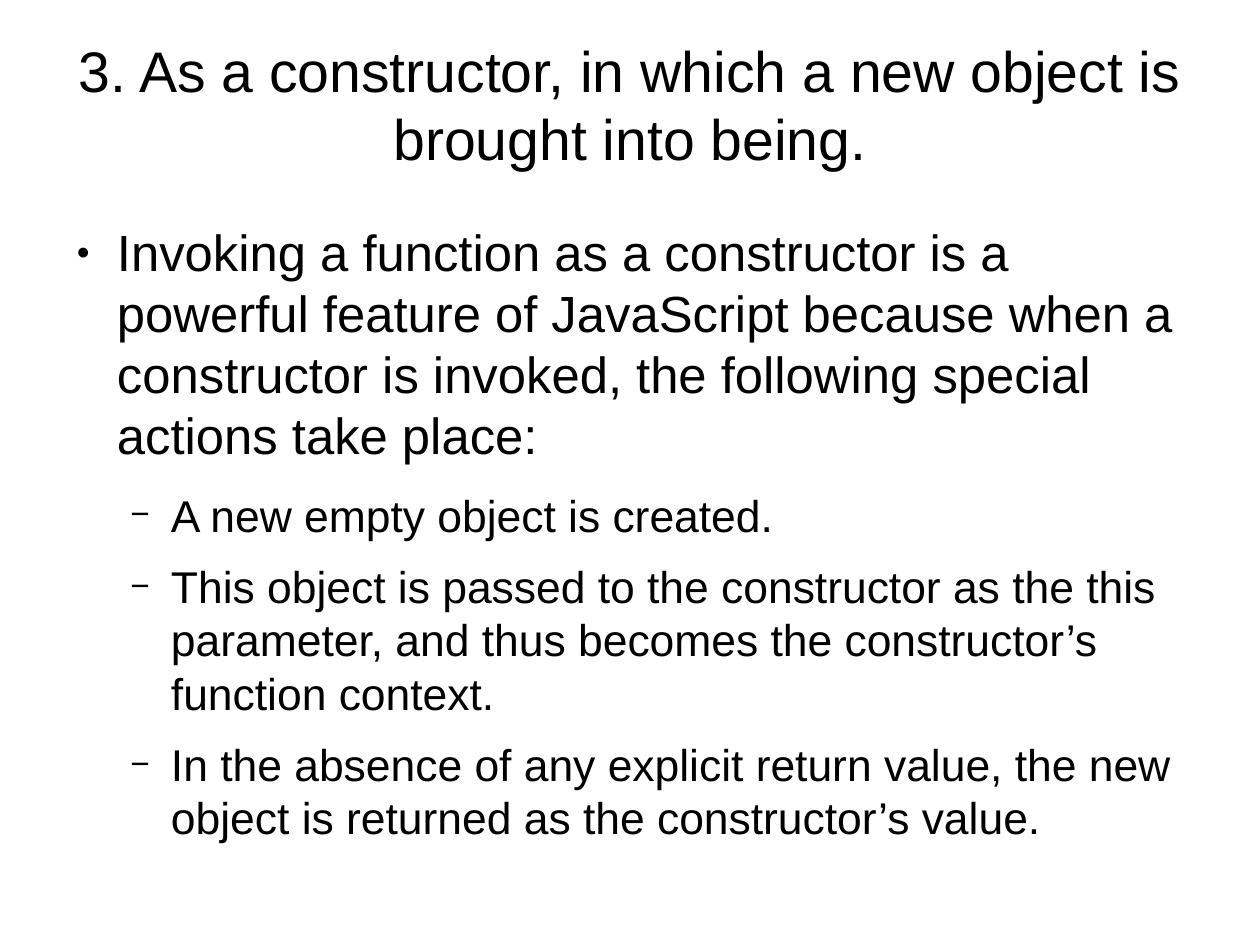
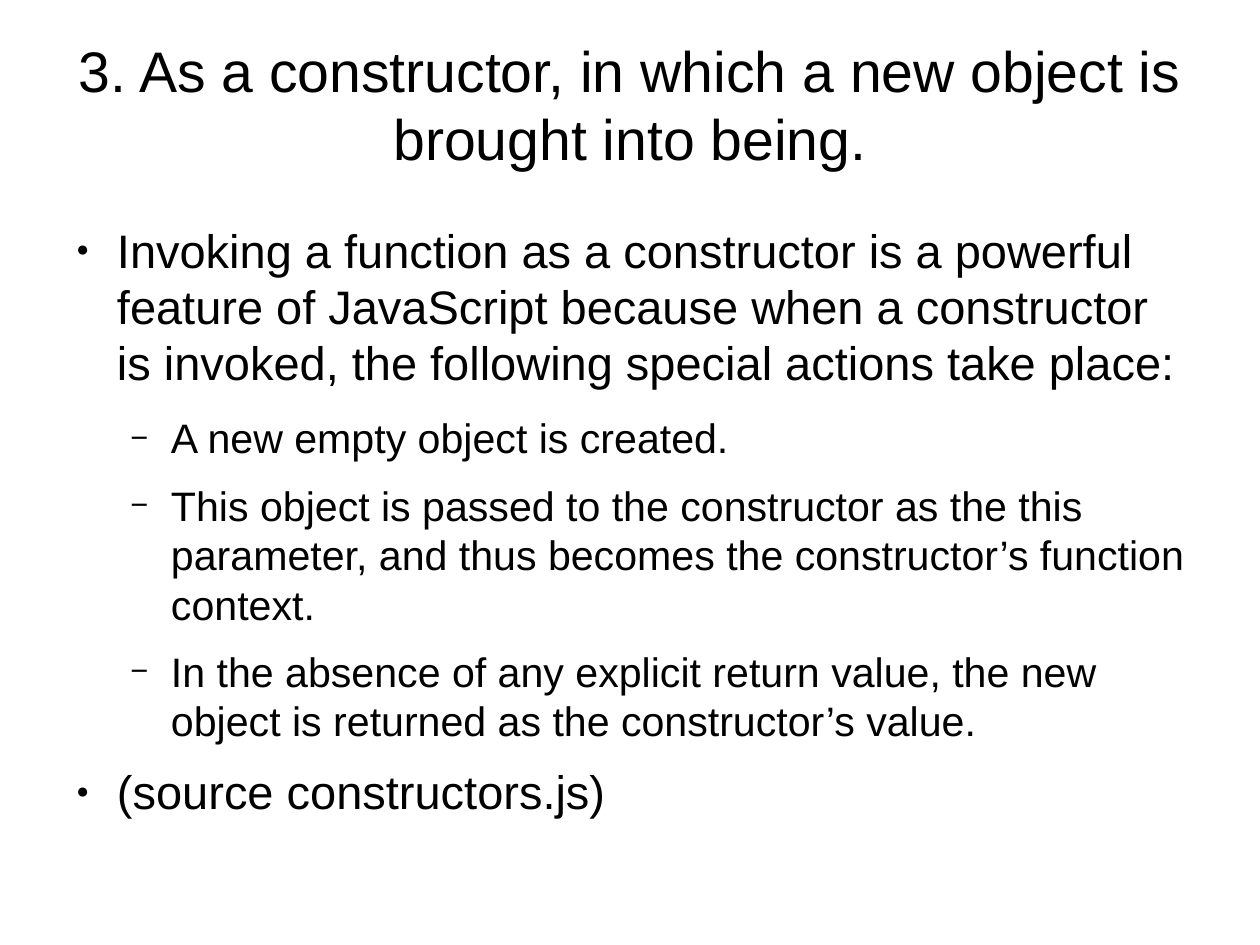
Before and after one commit to tomafc330/presentations, a slide deck: slide 9 of advanced-javascript/presentation.odp. Drawn at 1260x945 pixels with LibreOffice and Linux fonts; fonts in the diff are those of the drawing. Boxes give left, top, right and bottom in pixels: in the first picture for what was removed or moved away, otherwise in the second. Text is boxed around its words. In the diff, an @@ line names an element or a change of style, - is before the commit and + after.

```diff
--- a/advanced-javascript/presentation.odp
+++ b/advanced-javascript/presentation.odp
@@ text at [117, 234, 1184, 745]: paragraph added @@
+● (source constructors.js)
@@ text at [117, 234, 1184, 745]: size 32 to 29.6 pt in "Invoking a function as a constructor is ..."; size 28 to 25.9 pt in "A new empty object is created.", "This object is passed to the constructor ...", "In the absence of any explicit return ..." @@
```
Also in this commit, not shown: 8 other slides changed, 8 other files.
